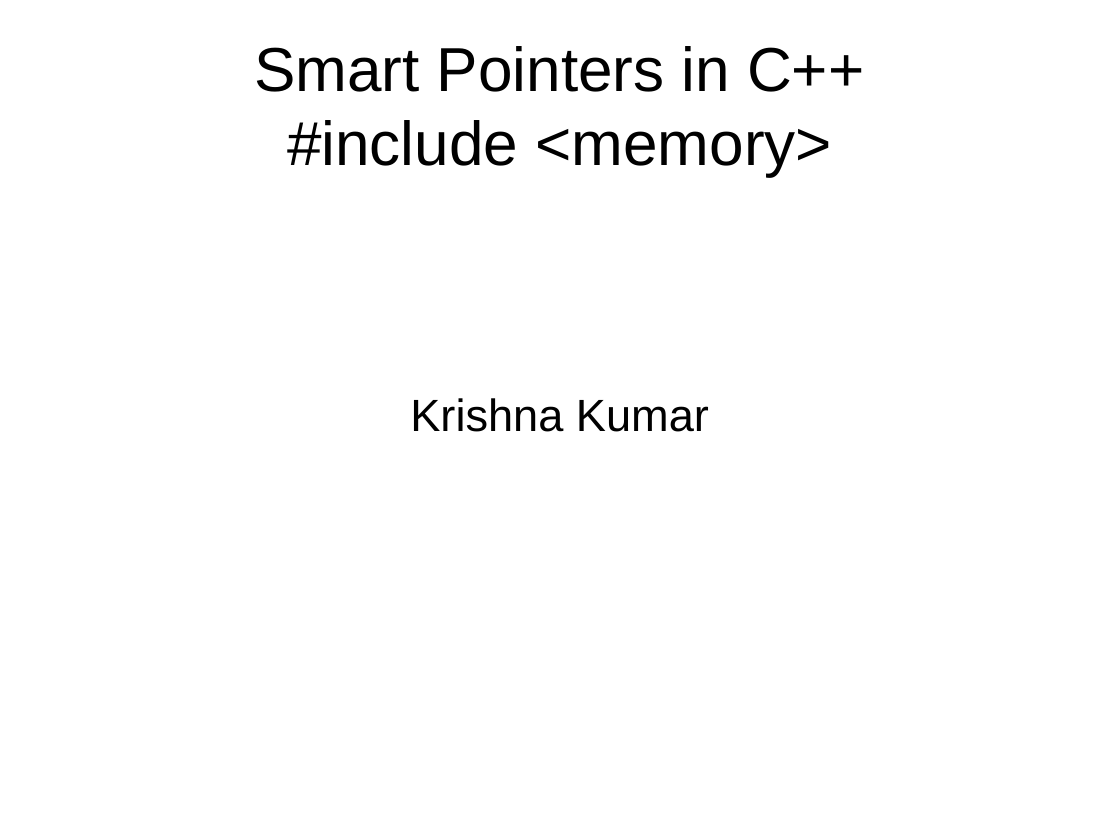
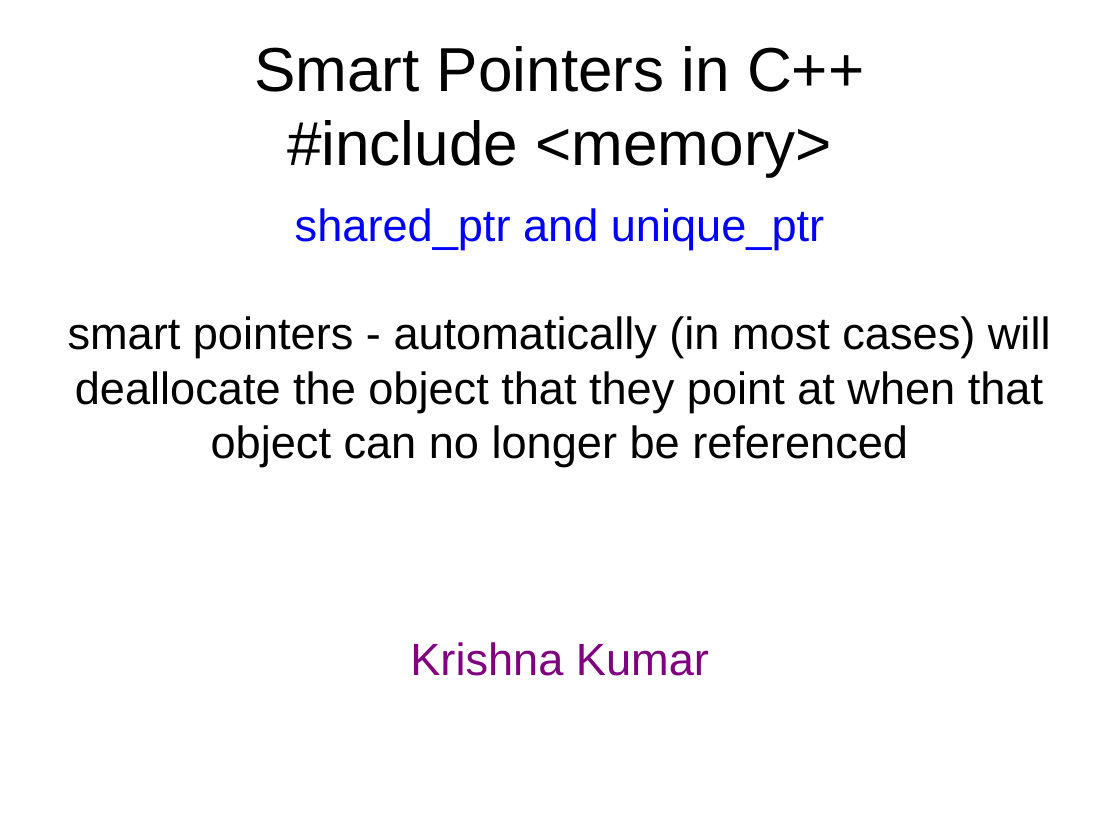
Before and after one commit to kks32/cpp-software-development, a slide deck: slide 1 of Ex3_Smart_Pointers/Ex3_Smart_Pointers.odp. Drawn at 1120x840 pixels with LibreOffice and Linux fonts; fonts in the diff are those of the drawing. Boxes give left, top, right and bottom in pixels: in the first picture for what was removed or moved away, otherwise in the second. Text is boxed around its words. In the diff, an @@ line names an element or a change of style, - is before the commit and + after.

Commit message:
Smart Pointers

```diff
--- a/Ex3_Smart_Pointers/Ex3_Smart_Pointers.odp
+++ b/Ex3_Smart_Pointers/Ex3_Smart_Pointers.odp
@@ subtitle "shared_ptr and unique_ptr": place and size @@
-subtitle "shared_ptr and unique_ptr" at [410,398,709,432]
+subtitle "shared_ptr and unique_ptr" at [68,208,1051,676]
@@ subtitle at [68,208,1051,466]: paragraphs added @@
+shared_ptr and unique_ptr
+smart pointers - automatically (in most cases) will deallocate the object that they point at when that object can no longer be referenced
@@ subtitle at [410,642,709,676]: text colour #000000 to #800080 in "Krishna Kumar" @@
```
Also in this commit, not shown: 2 other slides changed, 4 slides added, 1 other file.
